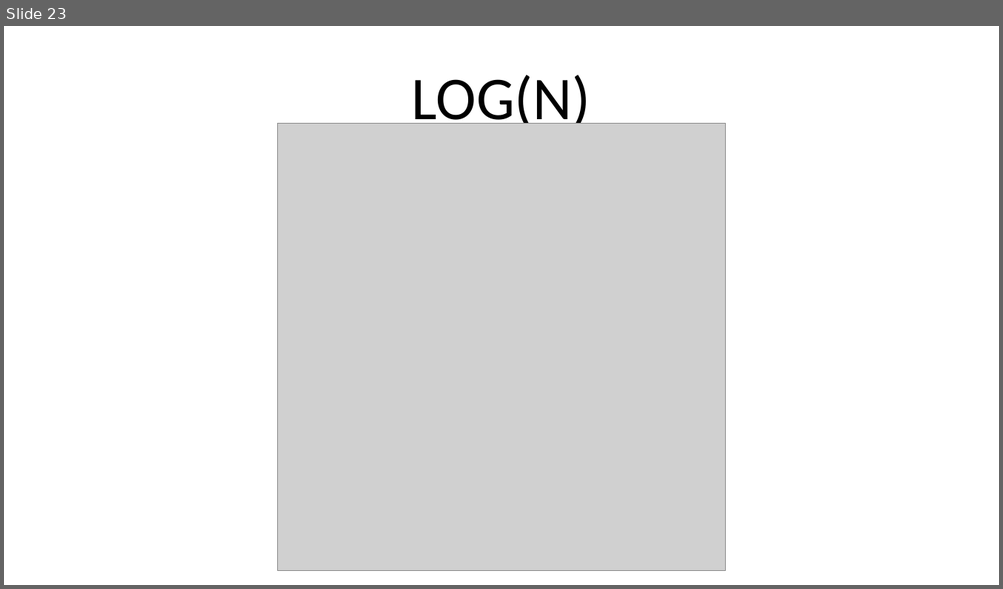
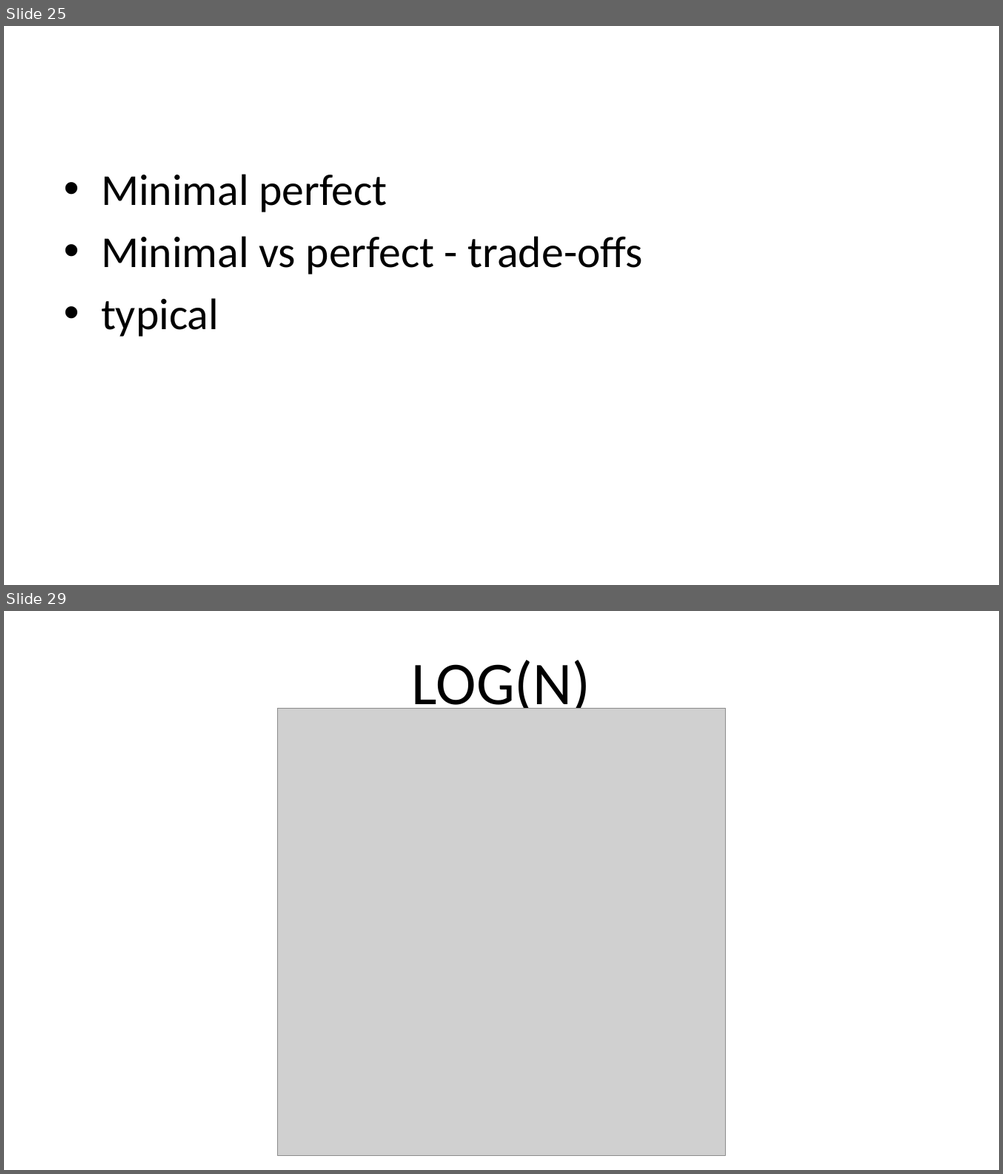
Before and after one commit to ProOracleSQL/space, a slide deck: examples/presentations/Practical Algorithm Analysis for Oracle Developers - Collaborate - 2019_281_Heller.pptx. Shown one above the other, each under a label of ours: slide 23 before the commit, slides 25 and 29 after it; the slides between them are not shown. The pictures are 1003x589 and 1003x1174 pixels, drawn with LibreOffice and Linux fonts; fonts in the diff are those of the drawing; grey boxes stand for pictures. Boxes give left, top, right and bottom in pixels: in the first picture for what was removed or moved away, otherwise in the second. Text is boxed around its words. In the diff, an @@ line names an element or a change of style, - is before the commit and + after.

```diff
--- a/examples/presentations/Practical Algorithm Analysis for Oracle Developers - Collaborate - 2019_281_Heller.pptx
+++ b/examples/presentations/Practical Algorithm Analysis for Oracle Developers - Collaborate - 2019_281_Heller.pptx
@@ slide 25 added at bbox=[4, 26, 999, 585], background #FFFFFF @@
@@ text added at bbox=[101, 174, 643, 337], 32 pt, text #000000 @@
+• Minimal perfect
+• Minimal vs perfect - trade-offs
+• typical
@@ what was slide 23 is now slide 29 @@
```
Also in this commit, not shown: 7 slides changed, 5 other slides added.
